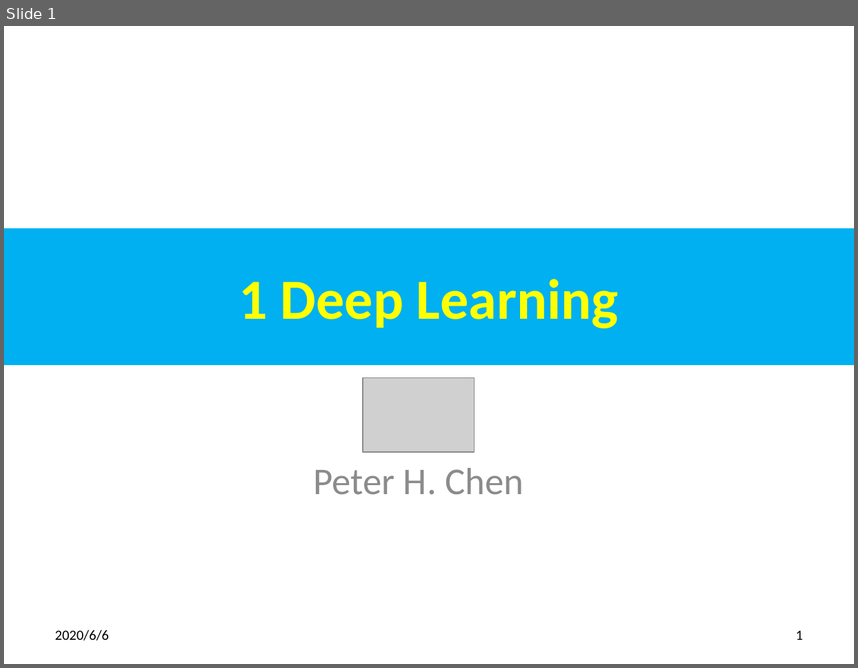
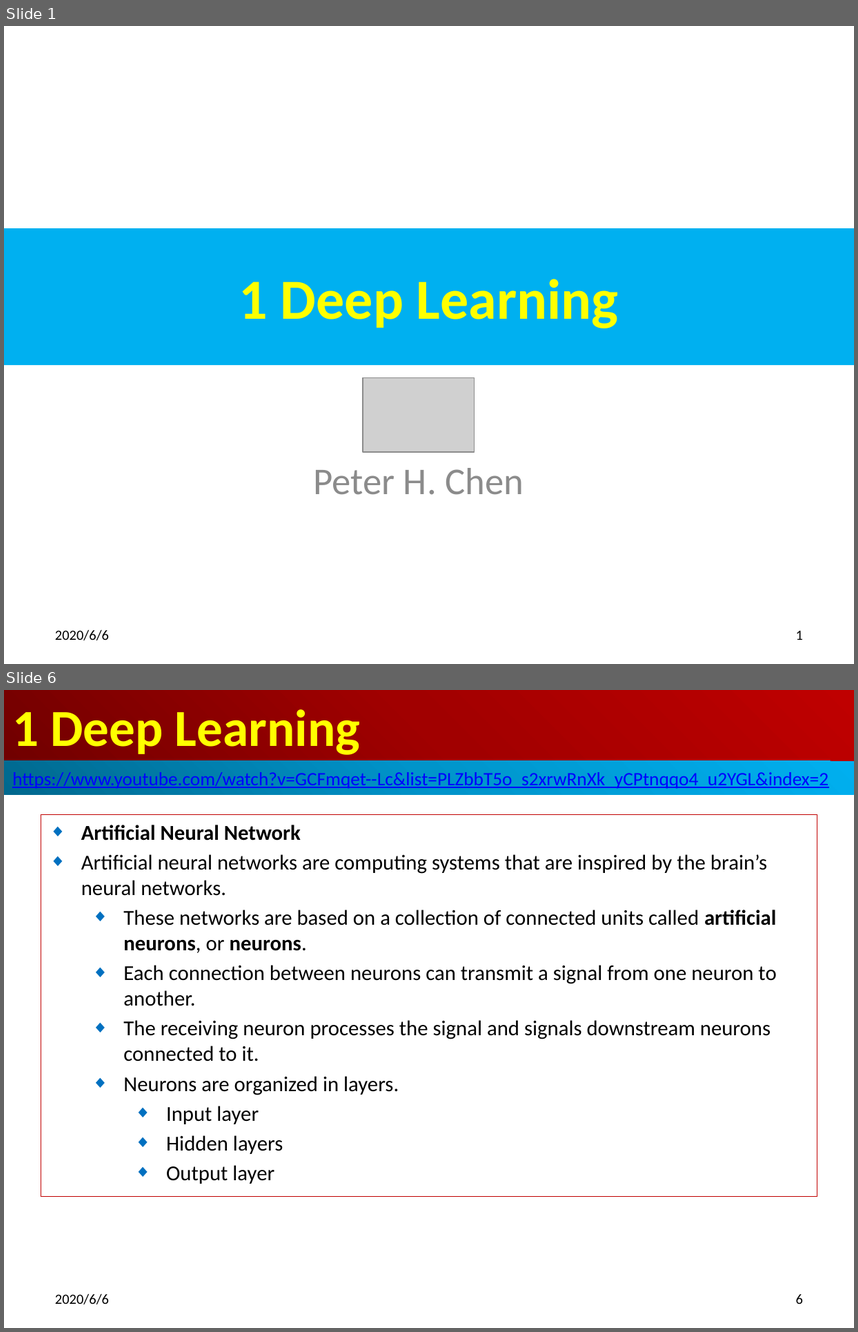
Before and after one commit to peterhchen/850_DeepLearningFundamental, a slide deck: 01_DeepLearning.pptx. Shown one above the other, each under a label of ours: slide 1 before the commit, slides 1 and 6 after it; the slides between them are not shown. The pictures are 858x668 and 858x1332 pixels, drawn with LibreOffice and Linux fonts; fonts in the diff are those of the drawing; grey boxes stand for pictures. Boxes give left, top, right and bottom in pixels: in the first picture for what was removed or moved away, otherwise in the second. Text is boxed around its words. In the diff, an @@ line names an element or a change of style, - is before the commit and + after.

```diff
--- a/01_DeepLearning.pptx
+++ b/01_DeepLearning.pptx
@@ slide 6 added at (x1=4, y1=690, x2=854, y2=1328), background #FFFFFF @@
@@ title added at (x1=4, y1=690, x2=854, y2=761), fill gradient #720000 to #A20000 to #C00000, 44 pt, text #FFFF00, bold @@
+1 Deep Learning
@@ rectangle added at (x1=4, y1=761, x2=854, y2=795), fill gradient #00688E to #0094CA to #00B0F0, 16 pt, text #0000FF, underline @@
+https://www.youtube.com/watch?v=GCFmqet--Lc&list=PLZbbT5o_s2xrwRnXk_yCPtnqqo4_u2YGL&index=2
@@ subtitle added at (x1=41, y1=815, x2=817, y2=1196), outline #C00000 0.75 pt, 18 pt, text #000000 @@
+◆ Artificial Neural Network
+◆ Artificial neural networks are computing systems that are inspired by the brain’s neural networks.
+  ◆ These networks are based on a collection of connected units called artificial neurons, or neurons.
+  ◆ Each connection between neurons can transmit a signal from one neuron to another.
+  ◆ The receiving neuron processes the signal and signals downstream neurons connected to it.
+  ◆ Neurons are organized in layers.
+    ◆ Input layer
+    ◆ Hidden layers
+    ◆ Output layer
@@ text added at (x1=55, y1=1293, x2=109, y2=1304), 12 pt, text #000000 @@
+2020/6/6
@@ page number added at (x1=796, y1=1294, x2=803, y2=1303), 12 pt, text #000000 @@
+6
```
Also in this commit, not shown: 1 slide changed, 3 other slides added.
